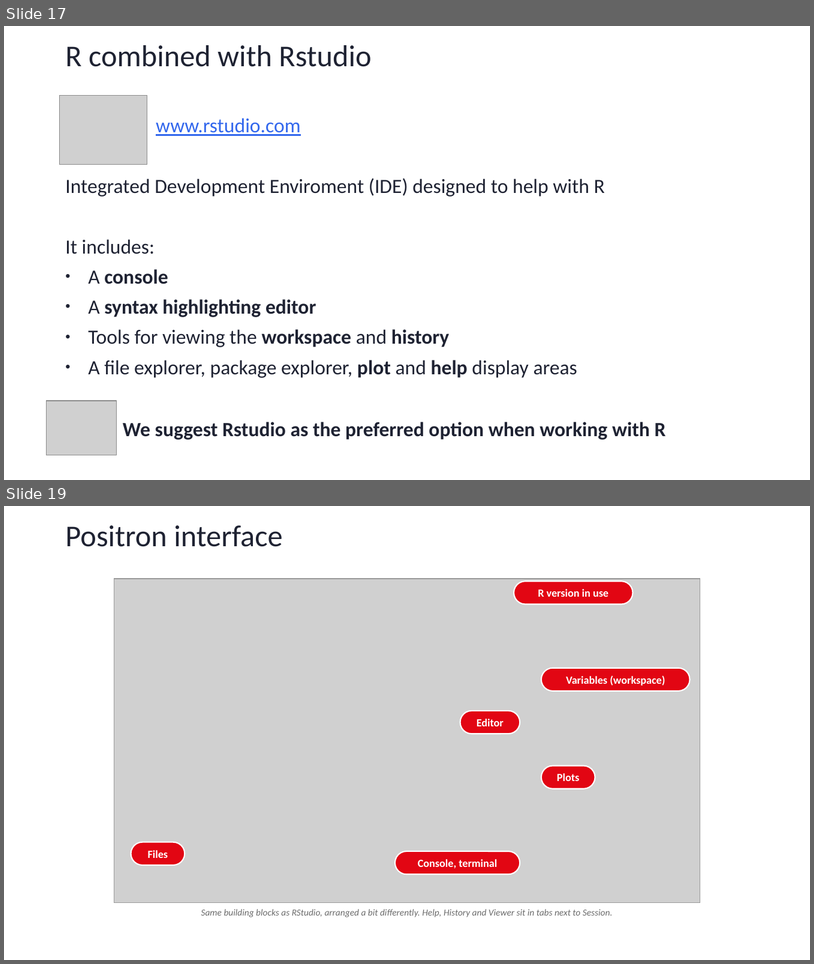
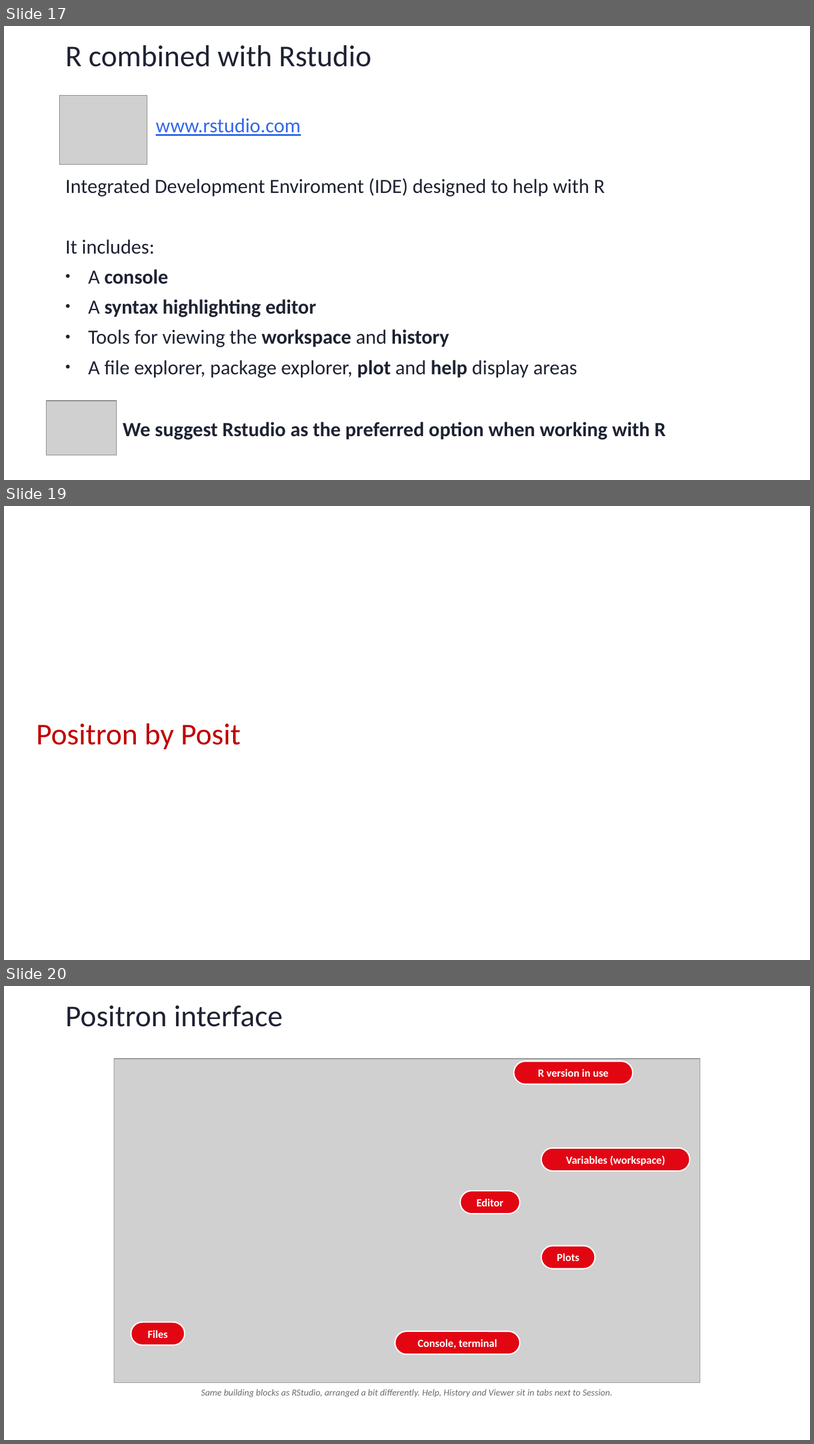
Before and after one commit to sib-swiss/first-steps-with-R-training, a slide deck: assets/pptx/First-steps-with-R_day1.pptx. Shown one above the other, each under a label of ours: slides 17 and 19 before the commit, slides 17, 19 and 20 after it; the slides between them are not shown. The pictures are 814x964 and 814x1444 pixels, drawn with LibreOffice and Linux fonts; fonts in the diff are those of the drawing; grey boxes stand for pictures; background and template pictures are left out. Boxes give left, top, right and bottom in pixels: in the first picture for what was removed or moved away, otherwise in the second. Text is boxed around its words. In the diff, an @@ line names an element or a change of style, - is before the commit and + after.

```diff
--- a/assets/pptx/First-steps-with-R_day1.pptx
+++ b/assets/pptx/First-steps-with-R_day1.pptx
@@ slide 19 added at (4,506,810,960), background picture (left out) @@
@@ text added at (36,723,241,749), 36 pt, text #C00000 @@
+Positron by Posit
@@ what was slide 19 is now slide 20 @@
```
Also in this commit, not shown: 11 slides changed, 2 other slides added, 1 other file.
